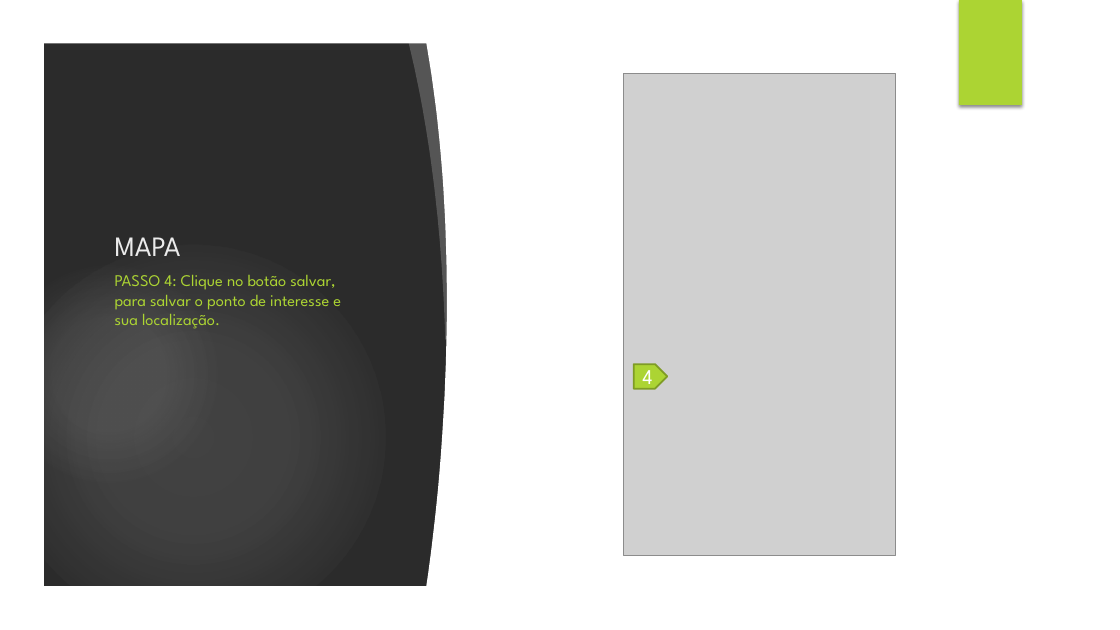
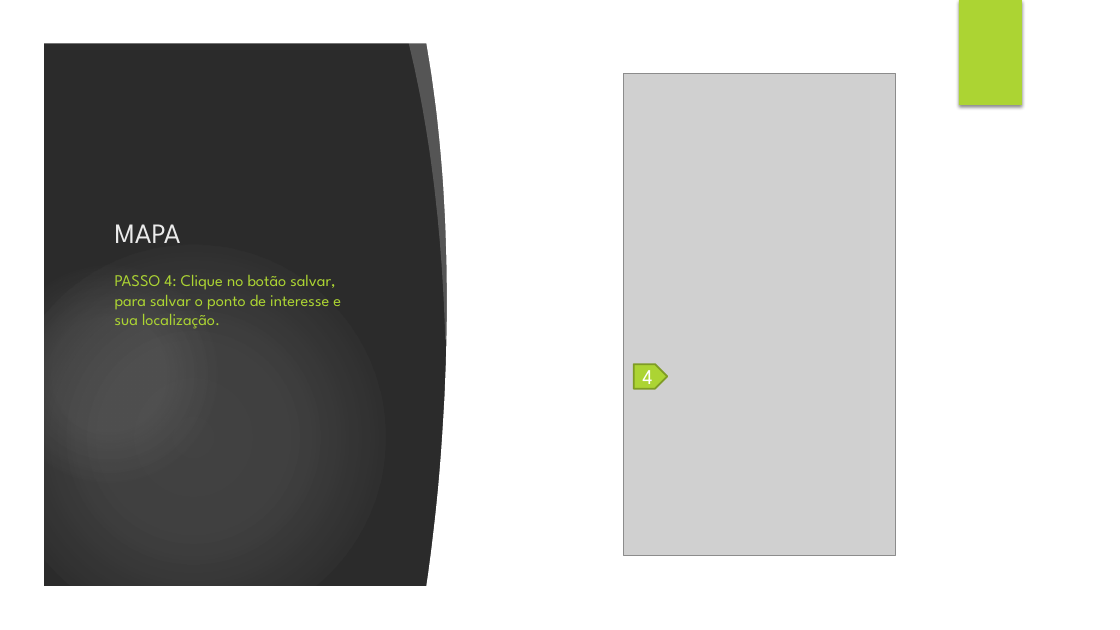
Before and after one commit to projeto-tour/app, a slide deck: slide 7 of documentacao/documentoweb2015/06-tutorial/Partiu!.pptx. Drawn at 1120x630 pixels with LibreOffice and Linux fonts; fonts in the diff are those of the drawing; grey boxes stand for pictures; background and template pictures are left out; a plain dark background stands for a picture behind light text. Boxes give left, top, right and bottom in pixels: in the first picture for what was removed or moved away, otherwise in the second. Text is boxed around its words. In the diff, an @@ line names an element or a change of style, - is before the commit and + after.

```diff
--- a/documentacao/documentoweb2015/06-tutorial/Partiu!.pptx
+++ b/documentacao/documentoweb2015/06-tutorial/Partiu!.pptx
@@ title "MAPA": place and size @@
-title "MAPA" at box(115, 237, 181, 256)
+title "MAPA" at box(115, 224, 181, 243)
```
Also in this commit, not shown: 8 other slides changed.
